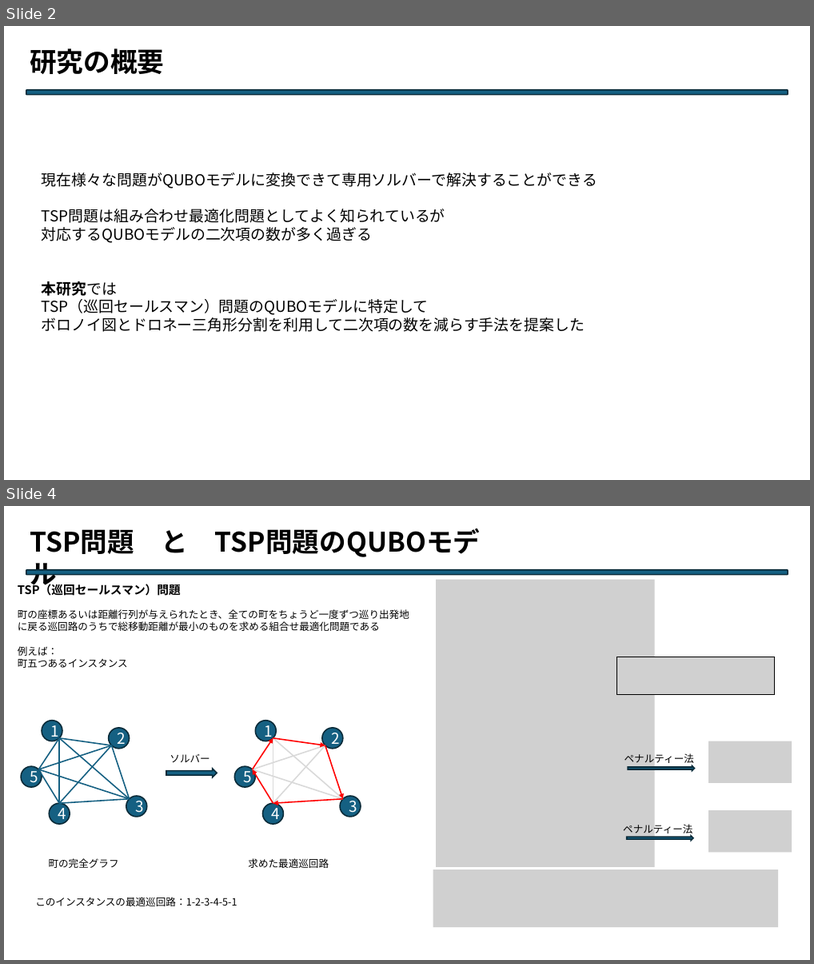
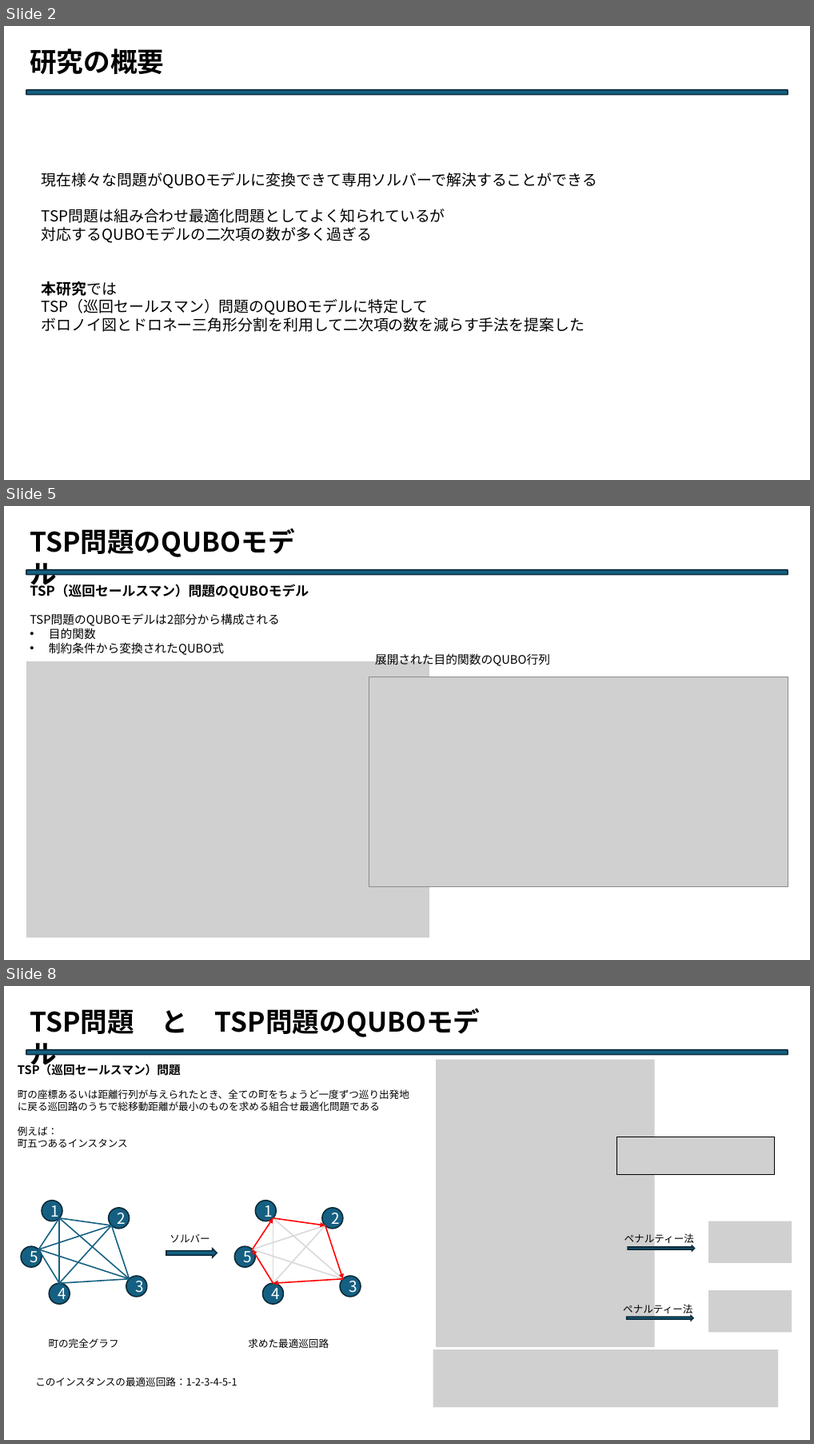
Before and after one commit to Legolas9999/chuukann, a slide deck: 中間発表改.pptx. Shown one above the other, each under a label of ours: slides 2 and 4 before the commit, slides 2, 5 and 8 after it; the slides between them are not shown. The pictures are 814x964 and 814x1444 pixels, drawn with LibreOffice and Linux fonts; fonts in the diff are those of the drawing; grey boxes stand for pictures. Boxes give left, top, right and bottom in pixels: in the first picture for what was removed or moved away, otherwise in the second. Text is boxed around its words. In the diff, an @@ line names an element or a change of style, - is before the commit and + after.

```diff
--- a/中間発表改.pptx
+++ b/中間発表改.pptx
@@ slide 5 added at <box>4,506,810,960</box>, background #FFFFFF @@
@@ text added at <box>24,522,322,560</box>, 32 pt, text #000000, bold @@
+TSP問題のQUBOモデル
@@ rounded rectangle added at <box>26,570,789,575</box>, fill #156082, outline #092A39 1.5 pt @@
@@ text added at <box>30,582,309,655</box>, 14 pt, text #000000 @@
+TSP（巡回セールスマン）問題のQUBOモデル
+TSP問題のQUBOモデルは2部分から構成される
+• 目的関数
+• 制約条件から変換されたQUBO式
@@ picture added at <box>26,661,430,937</box> @@
@@ text added at <box>375,653,550,667</box>, 14 pt, text #000000 @@
+展開された目的関数のQUBO行列
@@ picture added at <box>370,676,789,886</box> @@
@@ what was slide 4 is now slide 8 @@
```
Also in this commit, not shown: 1 slide changed, 3 other slides added, 4 other files.
